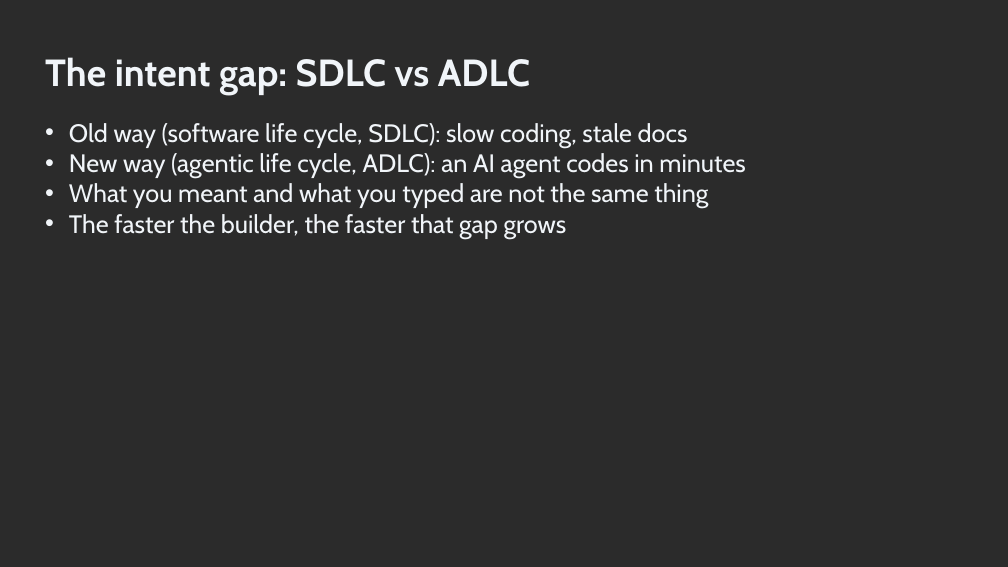
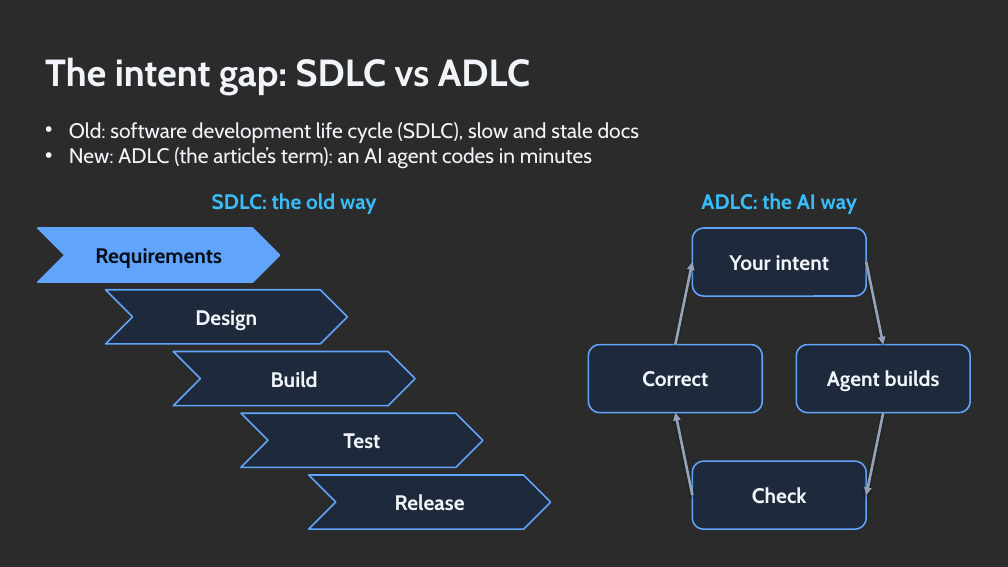
Before and after one commit to ronyronen/speckit-claude-presentation, a slide deck: slide 3 of presentation/speckit-workshop.pptx. Drawn at 1008x567 pixels with LibreOffice and Linux fonts; fonts in the diff are those of the drawing; background and template pictures are left out; a plain dark background stands for a picture behind light text. Boxes give left, top, right and bottom in pixels: in the first picture for what was removed or moved away, otherwise in the second. Text is boxed around its words. In the diff, an @@ line names an element or a change of style, - is before the commit and + after.

```diff
--- a/presentation/speckit-workshop.pptx
+++ b/presentation/speckit-workshop.pptx
@@ text at <box>69,122,639,169</box>: text changed; size 24 to 20 pt @@
-• Old way (software life cycle, SDLC): slow coding, stale docs
-• New way (agentic life cycle, ADLC): an AI agent codes in minutes
-• What you meant and what you typed are not the same thing
-• The faster the builder, the faster that gap grows
+• Old: software development life cycle (SDLC), slow and stale docs
+• New: ADLC (the article’s term): an AI agent codes in minutes
@@ text added at <box>212,193,377,214</box>, 20 pt, text #38BDF8, bold @@
+SDLC: the old way
@@ text added at <box>701,193,858,214</box>, 20 pt, text #38BDF8, bold @@
+ADLC: the AI way
@@ chevron added at <box>38,228,280,283</box>, fill #60A5FA, outline #60A5FA 1.5 pt, 20 pt, text #080D1A, bold @@
+Requirements
@@ rounded rectangle added at <box>693,228,867,296</box>, fill #1E293B, outline #60A5FA 1.5 pt, 20 pt, text #F1F5F9, bold @@
+Your intent
@@ arrow added from (675, 345) to (693, 262), #94A3B8 2.5 pt @@
@@ arrow added from (867, 262) to (883, 345), #94A3B8 2.5 pt @@
@@ chevron added at <box>106,290,348,344</box>, fill #1E293B, outline #60A5FA 1.5 pt, 20 pt, text #F1F5F9, bold @@
+Design
@@ chevron added at <box>173,352,415,406</box>, fill #1E293B, outline #60A5FA 1.5 pt, 20 pt, text #F1F5F9, bold @@
+Build
@@ rounded rectangle added at <box>588,345,762,413</box>, fill #1E293B, outline #60A5FA 1.5 pt, 20 pt, text #F1F5F9, bold @@
+Correct
@@ rounded rectangle added at <box>796,345,970,413</box>, fill #1E293B, outline #60A5FA 1.5 pt, 20 pt, text #F1F5F9, bold @@
+Agent builds
@@ chevron added at <box>241,414,483,468</box>, fill #1E293B, outline #60A5FA 1.5 pt, 20 pt, text #F1F5F9, bold @@
+Test
@@ arrow added from (693, 495) to (675, 413), #94A3B8 2.5 pt @@
@@ arrow added from (883, 413) to (867, 495), #94A3B8 2.5 pt @@
@@ chevron added at <box>309,475,551,529</box>, fill #1E293B, outline #60A5FA 1.5 pt, 20 pt, text #F1F5F9, bold @@
+Release
@@ rounded rectangle added at <box>693,461,867,529</box>, fill #1E293B, outline #60A5FA 1.5 pt, 20 pt, text #F1F5F9, bold @@
+Check
```
Also in this commit, not shown: 13 other slides changed, 2 other files.
